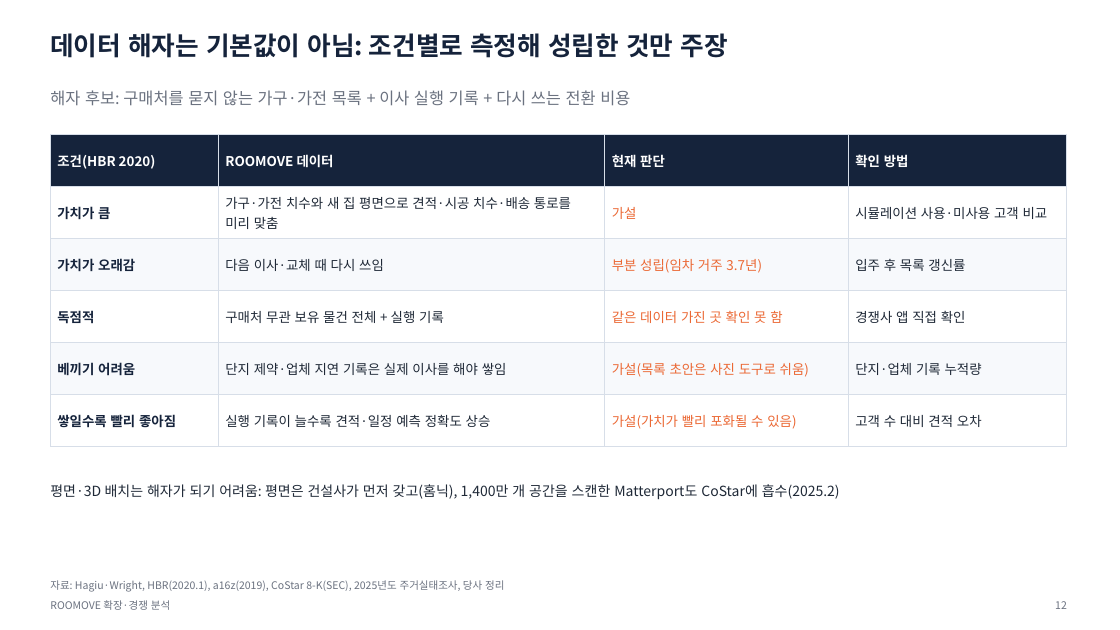
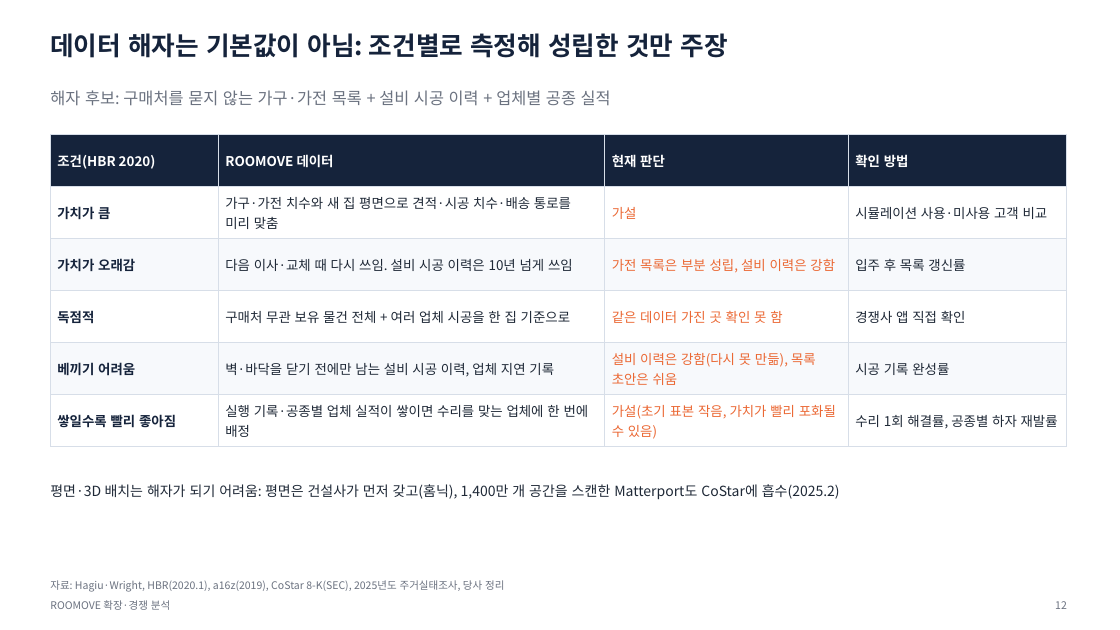
Before and after one commit to stwpst10-collab/teoo, a slide deck: slide 12 of 20-ROOMOVE/산출물/ROOMOVE 확장·경쟁 분석 발표 2026-11-27 v2.pptx. Drawn at 1120x630 pixels with LibreOffice and Linux fonts; fonts in the diff are those of the drawing. Boxes give left, top, right and bottom in pixels: in the first picture for what was removed or moved away, otherwise in the second. Text is boxed around its words. In the diff, an @@ line names an element or a change of style, - is before the commit and + after.

```diff
--- a/20-ROOMOVE/산출물/ROOMOVE 확장·경쟁 분석 발표 2026-11-27 v2.pptx
+++ b/20-ROOMOVE/산출물/ROOMOVE 확장·경쟁 분석 발표 2026-11-27 v2.pptx
@@ text at box(50, 90, 611, 106): text changed @@
-해자 후보: 구매처를 묻지 않는 가구·가전 목록 + 이사 실행 기록 + 다시 쓰는 전환 비용
+해자 후보: 구매처를 묻지 않는 가구·가전 목록 + 설비 시공 이력 + 업체별 공종 실적
@@ table at box(50, 134, 1067, 447) @@
-row 3, column 2: 다음 이사·교체 때 다시 쓰임
+row 3, column 2: 다음 이사·교체 때 다시 쓰임. 설비 시공 이력은 10년 넘게 쓰임
-row 3, column 3: 부분 성립(임차 거주 3.7년)
+row 3, column 3: 가전 목록은 부분 성립, 설비 이력은 강함
-row 4, column 2: 구매처 무관 보유 물건 전체 + 실행 기록
+row 4, column 2: 구매처 무관 보유 물건 전체 + 여러 업체 시공을 한 집 기준으로
-row 5: 베끼기 어려움 | 단지 제약·업체 지연 기록은 실제 이사를 해야 쌓임 | 가설(목록 초안은 사진 도구로 쉬움) | 단지·업체 기록 누적량
+row 5: 베끼기 어려움 | 벽·바닥을 닫기 전에만 남는 설비 시공 이력, 업체 지연 기록 | 설비 이력은 강함(다시 못 만듦), 목록 초안은 쉬움 | 시공 기록 완성률
-row 6: 쌓일수록 빨리 좋아짐 | 실행 기록이 늘수록 견적·일정 예측 정확도 상승 | 가설(가치가 빨리 포화될 수 있음) | 고객 수 대비 견적 오차
+row 6: 쌓일수록 빨리 좋아짐 | 실행 기록·공종별 업체 실적이 쌓이면 수리를 맞는 업체에 한 번에 배정 | 가설(초기 표본 작음, 가치가 빨리 포화될 수 있음) | 수리 1회 해결률, 공종별 하자 재발률
```
Also in this commit, not shown: 3 other slides changed, 2 other files.
